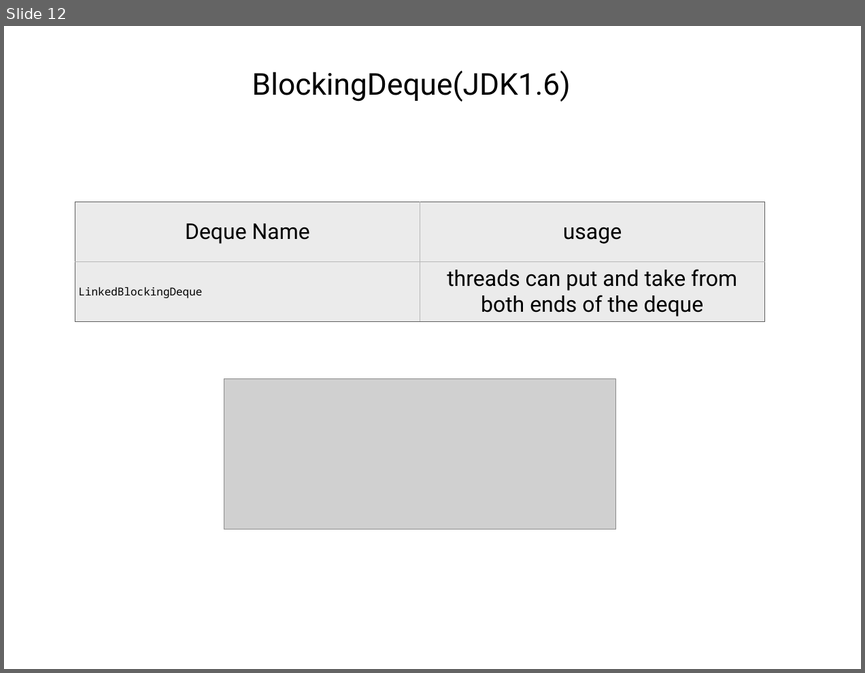
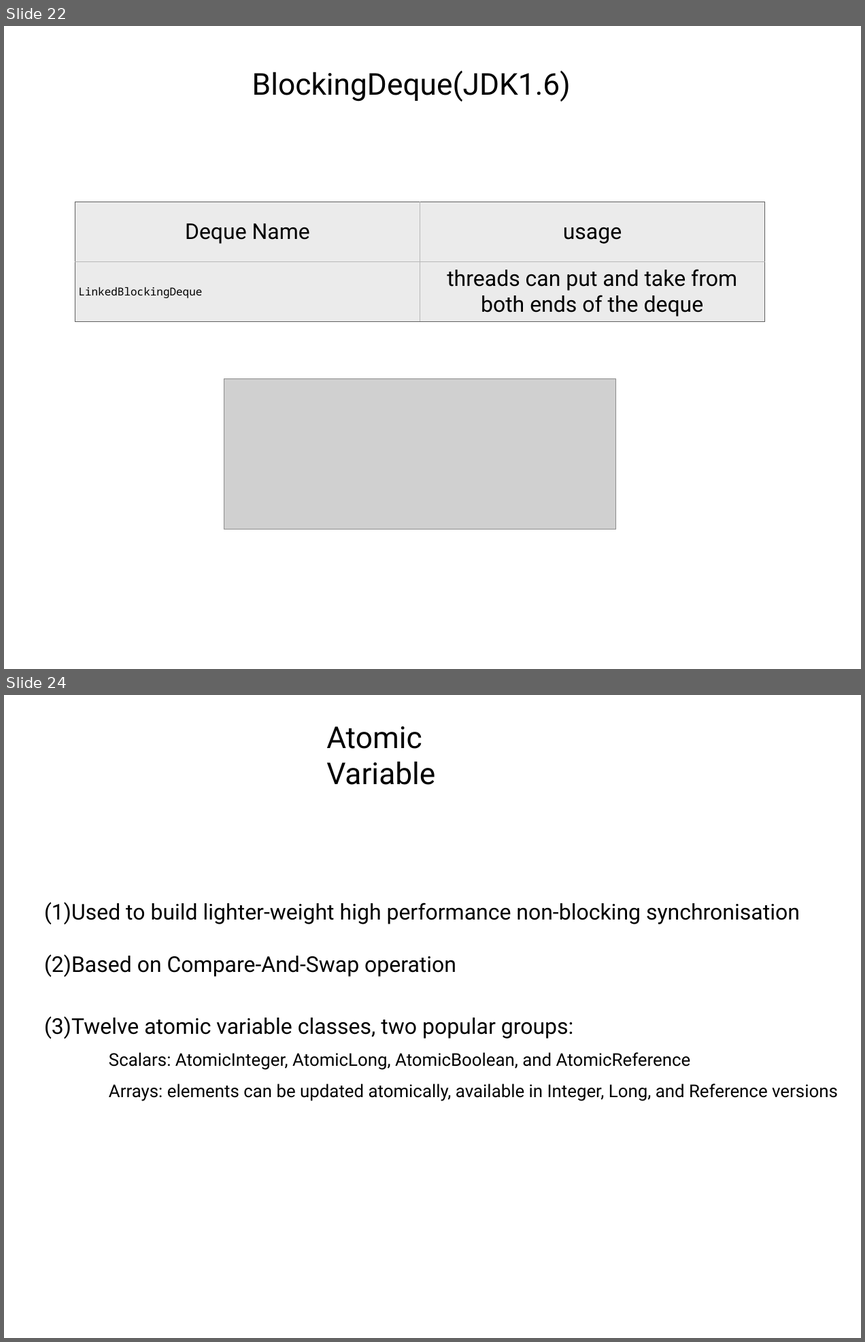
Before and after one commit to tangchuanzhou/Java-concurrency-test, a slide deck: ppt/Java_concurrency.pptx. Shown one above the other, each under a label of ours: slide 12 before the commit, slides 22 and 24 after it; the slides between them are not shown. The pictures are 865x673 and 865x1342 pixels, drawn with LibreOffice and Linux fonts; fonts in the diff are those of the drawing; grey boxes stand for pictures. Boxes give left, top, right and bottom in pixels: in the first picture for what was removed or moved away, otherwise in the second. Text is boxed around its words. In the diff, an @@ line names an element or a change of style, - is before the commit and + after.

```diff
--- a/ppt/Java_concurrency.pptx
+++ b/ppt/Java_concurrency.pptx
@@ slide 24 added at box(4, 695, 861, 1338), background #FFFFFF @@
@@ text added at box(326, 726, 435, 785), 36 pt, text #000000 @@
+Atomic Variable
@@ text added at box(44, 902, 838, 1101), 26 pt, text #000000 @@
+(1)Used to build lighter-weight high performance non-blocking synchronisation
+(2)Based on Compare-And-Swap operation
+(3)Twelve atomic variable classes, two popular groups:
+Scalars: AtomicInteger, AtomicLong, AtomicBoolean, and AtomicReference
+Arrays: elements can be updated atomically, available in Integer, Long, and Reference versions
@@ what was slide 12 is now slide 22 @@
```
Also in this commit, not shown: 8 slides changed, 12 other slides added, 2 slides removed, 1 other file.
